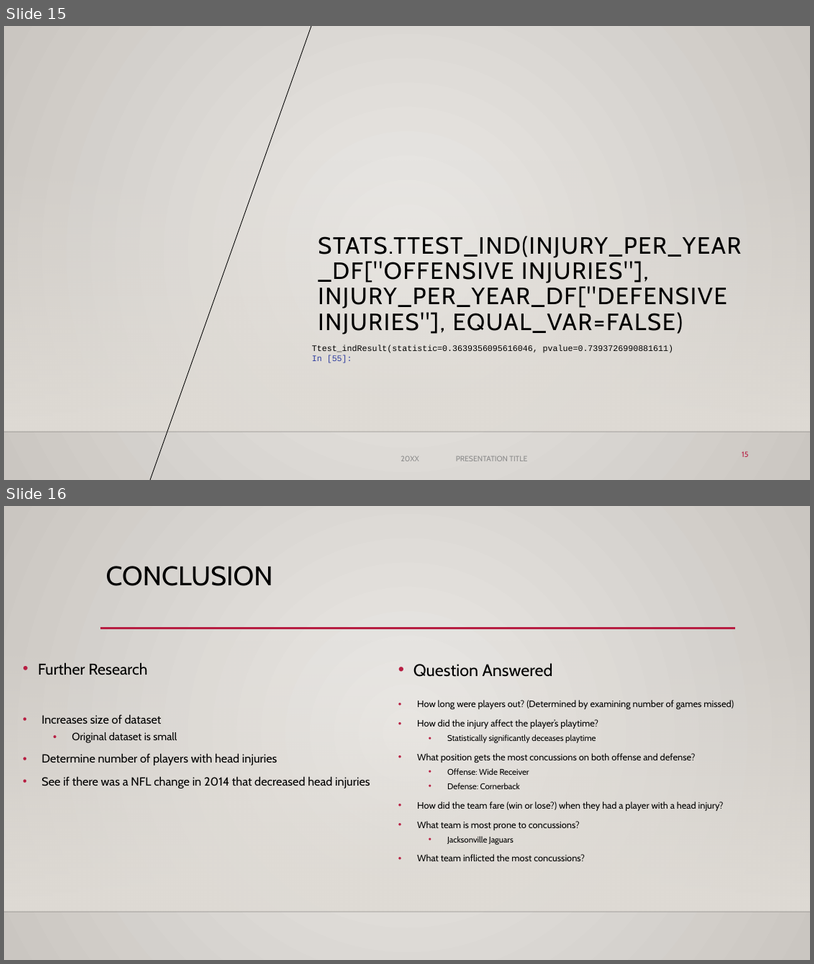
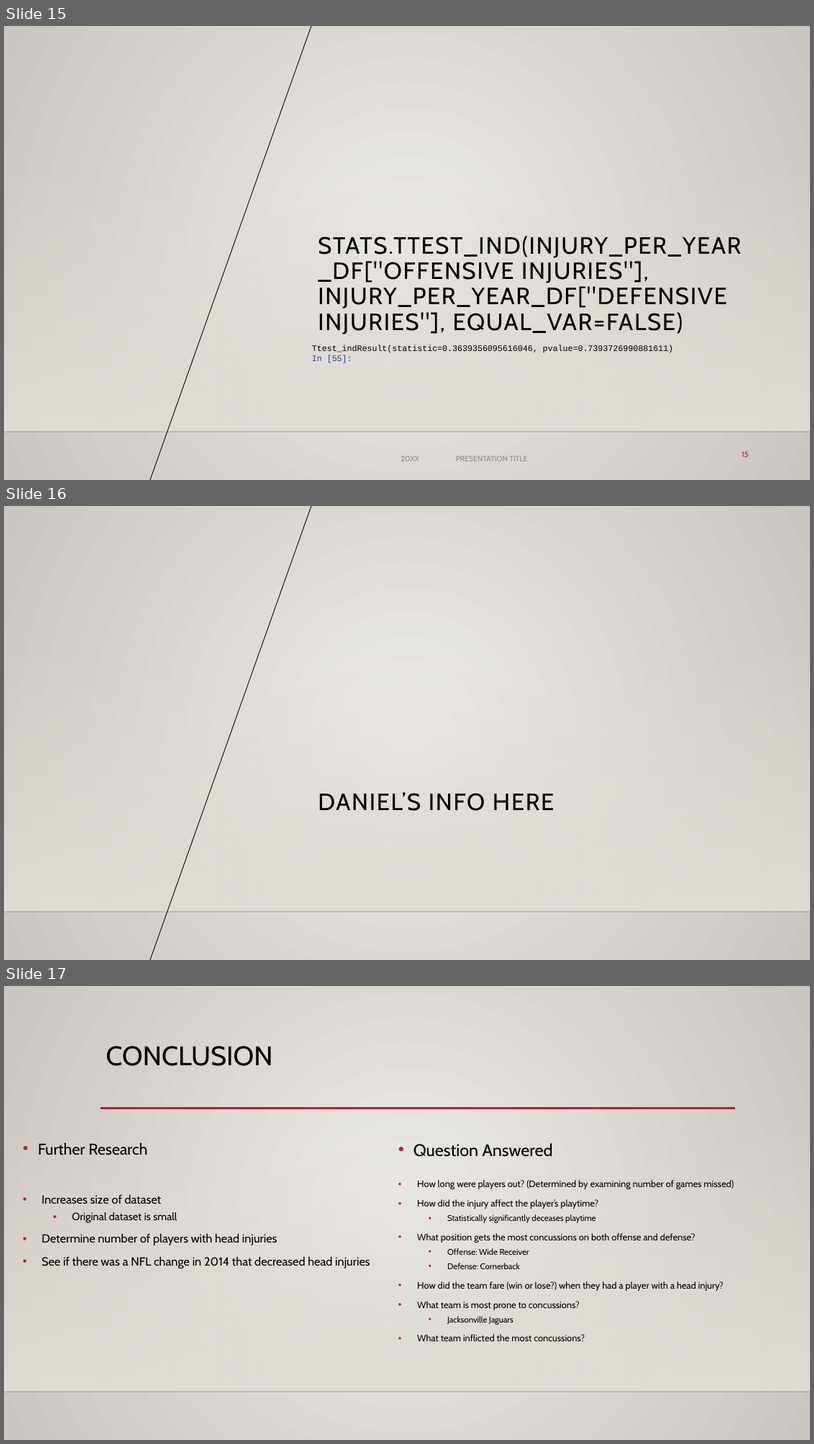
Before and after one commit to DunieCarrasco/nfl_concussion_analysis, a slide deck: NFL_concussion_study.pptx. Shown one above the other, each under a label of ours: slides 15 and 16 before the commit, slides 15, 16 and 17 after it. The pictures are 814x964 and 814x1444 pixels, drawn with LibreOffice and Linux fonts; fonts in the diff are those of the drawing; background and template pictures are left out. Boxes give left, top, right and bottom in pixels: in the first picture for what was removed or moved away, otherwise in the second. Text is boxed around its words. In the diff, an @@ line names an element or a change of style, - is before the commit and + after.

```diff
--- a/NFL_concussion_study.pptx
+++ b/NFL_concussion_study.pptx
@@ slide 16 added at (x1=4, y1=506, x2=810, y2=960), background gradient #ECEAE7 to #CAC7C1; not listed: 3 template elements that a slide beside it also shows @@
@@ title added at (x1=318, y1=792, x2=554, y2=811), 28 pt, text #000000 @@
+DANIEL’S INFO HERE
@@ what was slide 16 is now slide 17 @@
```
Also in this commit, not shown: 1 slide changed, 1 other file.
